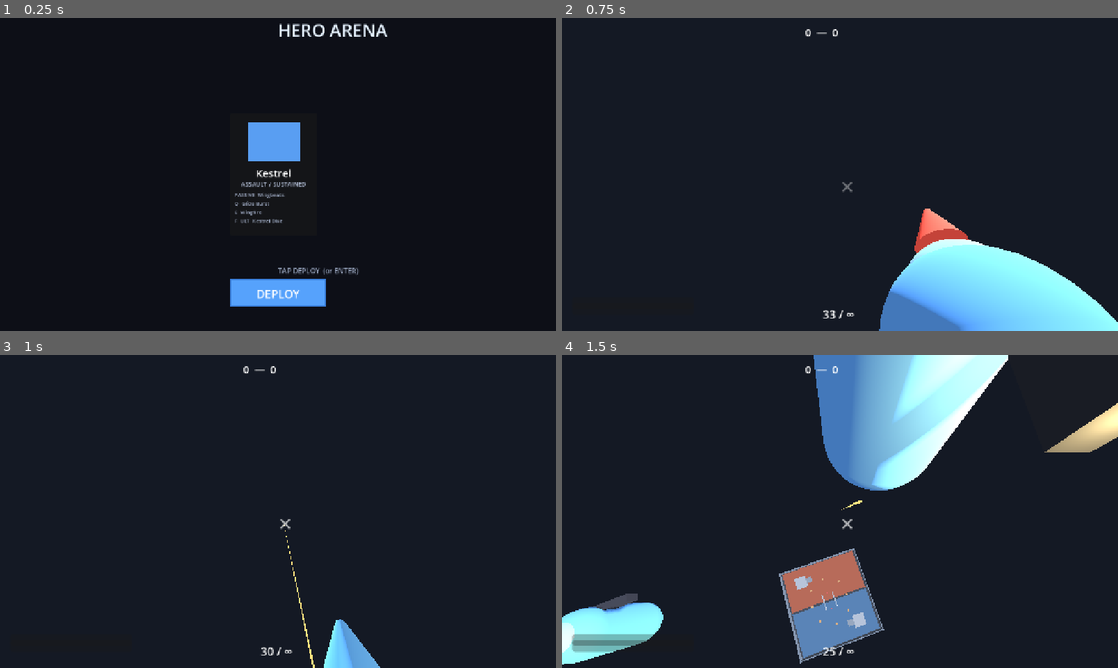
Above: before the commit, frames 1-4 (two rows, left to right).
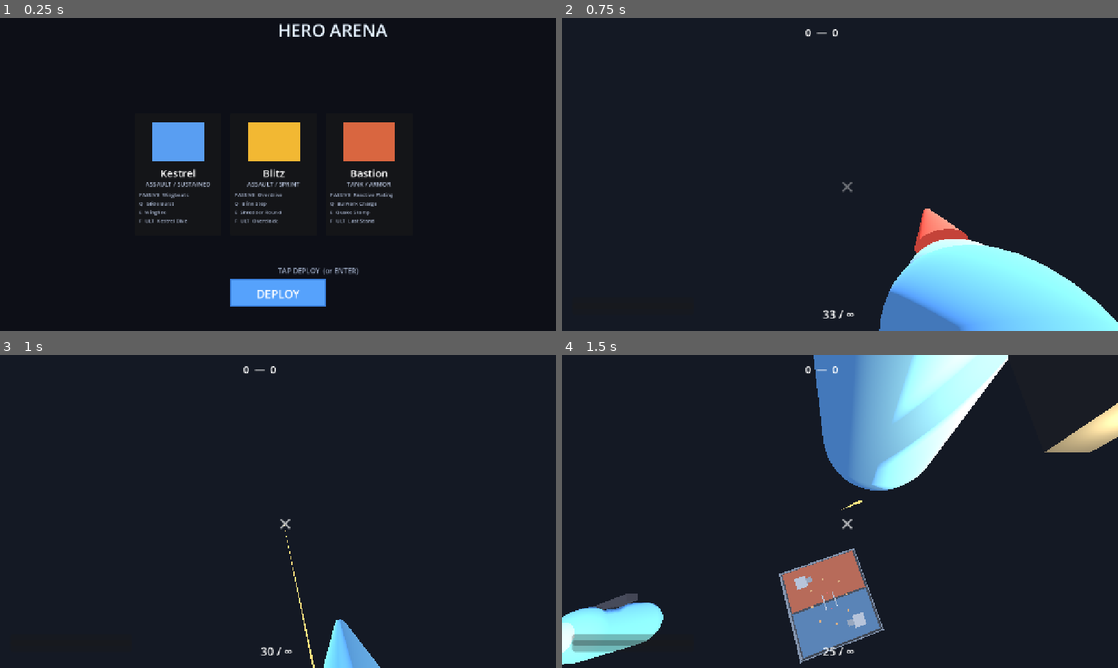
Above: after the commit, the same moments.

Repository: skyvanguard/hero-arena
Game: Godot game, scene res://main.tscn
Two runs of this game, one before a commit and one after it. Both use one fixed random seed, a clock stepped at 60 frames per second and the inputs below.
Inputs (mouse positions are in pixels of both pictures, inside the frame that each line leads up to):
- Up to frame 1 (0.25 s): no input
- Up to frame 2 (0.75 s): tap Enter at 0.5 s; move the mouse to (962, 158) at 0.52 s; press the mouse at (962, 158) at 0.53 s; hold D (move_right) from 0.53 s (still down)
- Up to frame 3 (1 s): keep holding D (move_right); tap Space (jump) at 0.77, 0.8 s
- Up to frame 4 (1.5 s): tap Space (jump) at 1.07 s; release D (move_right) at 1.25 s; release the mouse at (962, 495) at 1.25 s; drag from (728, 527) to (812, 574) at 1.27 s

The runs differ from the first frame. In frame 1, 4.8% of the frame differs, in the area x 25-71%, y 33-66%; in frame 2, nothing differs; in frame 3, nothing differs; in frame 4, nothing differs.

Commit message:
feat: heroes #2-3 — Blitz (Assault/Sprint) + Bastion (Tank/Armor)
- blitz.tres: projectile dart SMG (Hornet), Overdrive sprint passive (+12%
  speed), Blink Step double-dash, Shredder Round 10-dart cone, Overclock ult
- bastion.tres: 8-pellet shotgun (Bulwark), Reactive Plating (-20% dmg
  taken), Bulwark Charge, Quake Stomp 120-deg slow arc, Last Stand ult
- registry: 3 heroes. Distinct movement/combat identities; see
  docs/GAME_DESIGN.md hero #2/#3 sections + design notes

Diff:
--- /dev/null
+++ b/game/content/heroes/bastion.tres
@@ -0,0 +1,69 @@
+[gd_resource type="Resource" script_class="HeroData" load_steps=6 format=3]
+
+[ext_resource type="Script" path="res://content/heroes/hero_data.gd" id="1_hd"]
+[ext_resource type="Script" path="res://content/heroes/passive_data.gd" id="2_pd"]
+[ext_resource type="Script" path="res://content/heroes/ability_data.gd" id="3_ad"]
+
+[sub_resource type="Resource" script_class="PassiveData" id="Resource_plating"]
+script = ExtResource("2_pd")
+id = "reactive_plating"
+display_name = "Reactive Plating"
+kind = 2
+params = {
+"dmg_reduce": 0.2
+}
+
+[sub_resource type="Resource" script_class="AbilityData" id="Resource_bulwark"]
+script = ExtResource("3_ad")
+id = "bulwark_charge"
+display_name = "Bulwark Charge"
+kind = 0
+cooldown = 7.0
+is_ult = false
+params = {"count": 1, "distance": 5.0, "speed": 18.0}
+
+[sub_resource type="Resource" script_class="AbilityData" id="Resource_quake"]
+script = ExtResource("3_ad")
+id = "quake_stomp"
+display_name = "Quake Stomp"
+kind = 1
+cooldown = 10.0
+is_ult = false
+params = {"pellets": 8, "cone_deg": 120.0, "damage": 6.0, "slow_ratio": 0.35, "slow_duration": 2.0}
+
+[sub_resource type="Resource" script_class="AbilityData" id="Resource_laststand"]
+script = ExtResource("3_ad")
+id = "last_stand"
+display_name = "Last Stand"
+kind = 2
+cooldown = 0.0
+is_ult = true
+params = {"duration": 6.0, "fire_rate_mult": 1.5, "speed_mult": 1.2, "damage_mult": 1.4, "spread_mult": 1.0}
+
+[resource]
+script = ExtResource("1_hd")
+id = "bastion"
+display_name = "Bastion"
+role = 1
+sub_role = 2
+color = Color(0.85, 0.4, 0.25, 1)
+max_hp = 200
+base_speed = 5.0
+jump_velocity = 5.2
+weapon = {
+"clip_size": 8,
+"damage": 6.0,
+"fire_rate": 1.6,
+"headshot_mult": 1.5,
+"max_range": 30.0,
+"pellets": 8,
+"reload_time": 2.4,
+"spread_deg": 12.0
+}
+passive = SubResource("Resource_plating")
+abilities = Array[Resource]([SubResource("Resource_bulwark"), SubResource("Resource_quake")])
+ult = SubResource("Resource_laststand")
+ult_max = 100.0
+charge_per_damage_dealt = 0.25
+charge_per_damage_taken = 0.08
+charge_per_kill = 20.0
--- /dev/null
+++ b/game/content/heroes/blitz.tres
@@ -0,0 +1,71 @@
+[gd_resource type="Resource" script_class="HeroData" load_steps=6 format=3]
+
+[ext_resource type="Script" path="res://content/heroes/hero_data.gd" id="1_hd"]
+[ext_resource type="Script" path="res://content/heroes/passive_data.gd" id="2_pd"]
+[ext_resource type="Script" path="res://content/heroes/ability_data.gd" id="3_ad"]
+
+[sub_resource type="Resource" script_class="PassiveData" id="Resource_overdrive"]
+script = ExtResource("2_pd")
+id = "overdrive"
+display_name = "Overdrive"
+kind = 1
+params = {
+"speed_mult": 1.12
+}
+
+[sub_resource type="Resource" script_class="AbilityData" id="Resource_blink"]
+script = ExtResource("3_ad")
+id = "blink_step"
+display_name = "Blink Step"
+kind = 0
+cooldown = 5.0
+is_ult = false
+params = {"count": 2, "distance": 6.0, "speed": 16.0}
+
+[sub_resource type="Resource" script_class="AbilityData" id="Resource_shredder"]
+script = ExtResource("3_ad")
+id = "shredder_round"
+display_name = "Shredder Round"
+kind = 1
+cooldown = 8.0
+is_ult = false
+params = {"pellets": 10, "cone_deg": 30.0, "damage": 4.0}
+
+[sub_resource type="Resource" script_class="AbilityData" id="Resource_overclock"]
+script = ExtResource("3_ad")
+id = "overclock"
+display_name = "Overclock"
+kind = 2
+cooldown = 0.0
+is_ult = true
+params = {"duration": 6.0, "fire_rate_mult": 1.8, "speed_mult": 1.5, "damage_mult": 1.3, "spread_mult": 0.8}
+
+[resource]
+script = ExtResource("1_hd")
+id = "blitz"
+display_name = "Blitz"
+role = 0
+sub_role = 1
+color = Color(0.95, 0.72, 0.2, 1)
+max_hp = 100
+base_speed = 7.0
+jump_velocity = 5.8
+weapon = {
+"mode": "projectile",
+"clip_size": 42,
+"damage": 5.0,
+"fire_rate": 14.0,
+"headshot_mult": 1.5,
+"max_range": 45.0,
+"proj_range": 40.0,
+"proj_speed": 24.0,
+"reload_time": 1.7,
+"spread_deg": 1.2
+}
+passive = SubResource("Resource_overdrive")
+abilities = Array[Resource]([SubResource("Resource_blink"), SubResource("Resource_shredder")])
+ult = SubResource("Resource_overclock")
+ult_max = 100.0
+charge_per_damage_dealt = 0.3
+charge_per_damage_taken = 0.12
+charge_per_kill = 15.0
--- a/game/content/heroes/registry.gd
+++ b/game/content/heroes/registry.gd
@@ -5,6 +5,8 @@
 
 const HEROES: Array = [
 	preload("res://content/heroes/kestrel.tres"),
+	preload("res://content/heroes/blitz.tres"),
+	preload("res://content/heroes/bastion.tres"),
 ]
 
 static func count() -> int:
